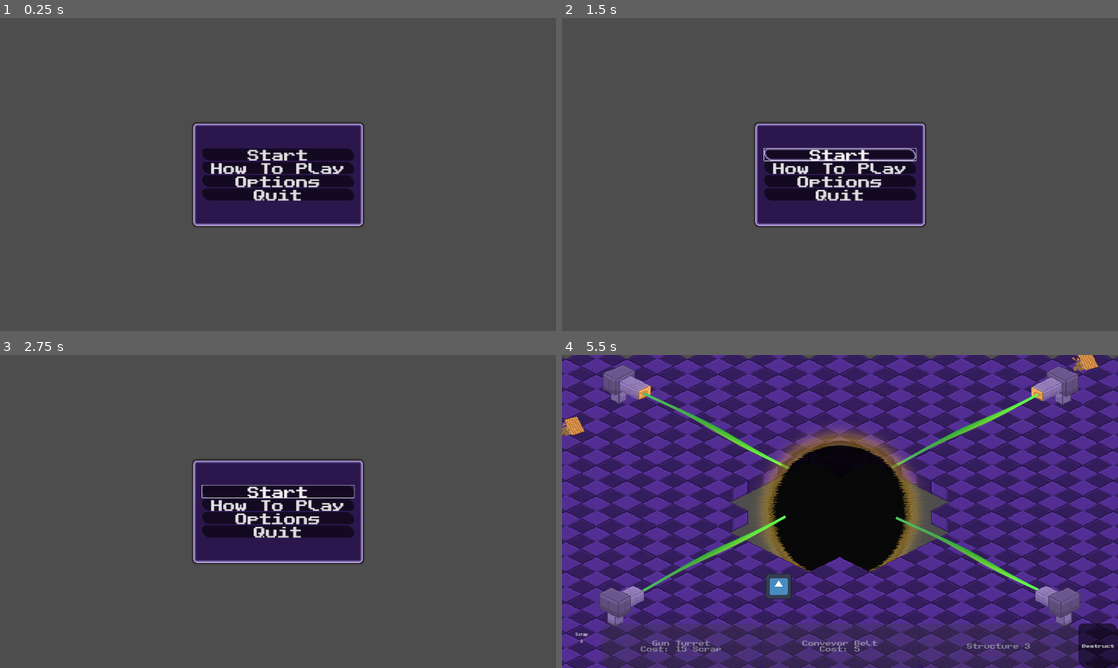
Above: before the commit, frames 1-4 (two rows, left to right).
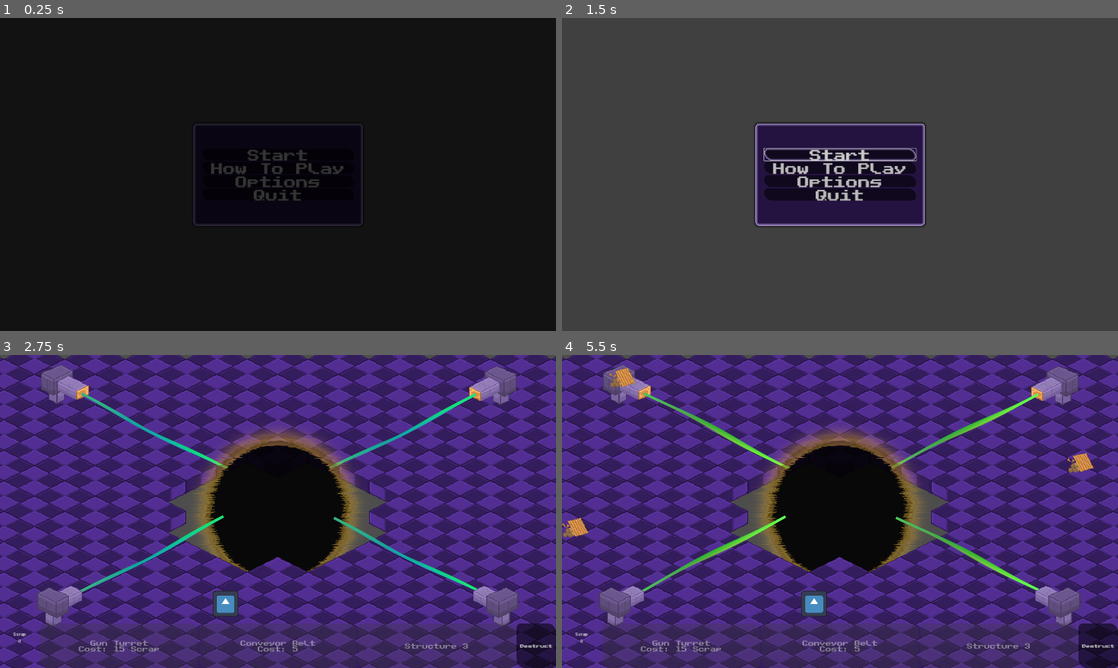
Above: after the commit, the same moments.

Repository: jkostello/Godot-Wild-Jam-69
Game: Godot game, scene res://UI/start_menu.tscn
The game is run twice, just before and just after one commit, with the same random seed, the same clock (stepped at 60 frames per second) and the same inputs. The engine's default icon, where the game draws it, is replaced by a stand-in: a white triangle on a blue panel in a dark square. Sound files missing from this copy of the repository are replaced by a short silence.
Inputs (mouse positions are in pixels of both pictures, inside the frame that each line leads up to):
- Up to frame 1 (0.25 s): no input
- Up to frame 2 (1.5 s): click "Start" at 0.5 s; click "Start" at 1.25 s
- Up to frame 3 (2.75 s): tap Enter at 2 s; move the mouse to (400, 495) at 2.02 s; hold D (right) from 2.03 s (still down); hold Space (deselect) from 2.03 s (still down); click (400, 495) at 2.17 s
- Up to frame 4 (5.5 s): move the mouse to (728, 527) at 2.77 s; release D (right) at 2.78 s; release Space (deselect) at 2.78 s; hold S (down) 2.78-3.53 s; tap 1 (select_structure_1) at 2.85 s; move the mouse to (895, 442) at 3.52 s; hold D (right) 3.53-4.28 s; tap 2 (select_structure_2) at 3.6 s; move the mouse to (812, 574) at 4.27 s; hold W (up) 4.28-5.03 s; tap 3 (select_structure_3) at 4.35 s; click (812, 574) at 4.42 s; move the mouse to (1006, 558) at 5.02 s; hold A (left) from 5.03 s (still down); hold R from 5.03 s (still down)

The runs differ from the first frame. In frame 1, 100% of the frame differs, in the area x 0-100%, y 0-100%; in frame 2, 1.5%; in frame 3, 98%; in frame 4, 2.1%.
Error before the commit: Cannot call method 'change_scene_to_file' on a null value. (res://UI/start_menu.gd:17)
Error after the commit: Cannot call method 'change_scene_to_file' on a null value. (res://UI/start_menu.gd:24)

Commit message:
Created windowed button

Diff:
--- a/UI/how_to_play.tscn
+++ b/UI/how_to_play.tscn
@@ -5,7 +5,7 @@
 [ext_resource type="FontFile" uid="uid://c2t1amxynu30o" path="res://UI/PublicPixel-E447g.ttf" id="3_ybnwq"]
 [ext_resource type="Texture2D" uid="uid://ckkug03ijdv3e" path="res://resources/scrap.png" id="4_7odr2"]
 [ext_resource type="Texture2D" uid="uid://cvnbxf5ey3028" path="res://turret dev.png" id="4_kha10"]
-[ext_resource type="Texture2D" uid="uid://bovyjmr7u858l" path="res://veyror.png" id="6_k615d"]
+[ext_resource type="Texture2D" uid="uid://dr1vjo8ouk3jk" path="res://CONVEYER.png" id="6_cnwgo"]
 
 [sub_resource type="StyleBoxFlat" id="StyleBoxFlat_wagc7"]
 bg_color = Color(0.270588, 0.14902, 0.478431, 1)
@@ -216,7 +216,6 @@
 
 [node name="StructuresContainer" type="TabContainer" parent="Panel/MarginContainer/VBoxContainer"]
 unique_name_in_owner = true
-visible = false
 layout_mode = 2
 
 [node name="Turret" type="TabBar" parent="Panel/MarginContainer/VBoxContainer/StructuresContainer"]
@@ -268,7 +267,7 @@
 [node name="ConveyorDev" type="Sprite2D" parent="Panel/MarginContainer/VBoxContainer/StructuresContainer/Conveyor/ConveyorContainer"]
 position = Vector2(300, 274)
 scale = Vector2(0.72, 0.72)
-texture = ExtResource("6_k615d")
+texture = ExtResource("6_cnwgo")
 
 [node name="Magnet" type="TabBar" parent="Panel/MarginContainer/VBoxContainer/StructuresContainer"]
 visible = false
--- a/UI/options.gd
+++ b/UI/options.gd
@@ -22,6 +22,11 @@
 
 
 func _ready():
+	# I have no idea why I have to do this I just do
+	_on_windowed_toggled(false)
+	_on_windowed_toggled(true)
+	_on_windowed_toggled(false)
+
 	_create_action_list()
 	hide()
 
@@ -83,3 +88,15 @@
 func _on_reset_button_pressed():
 	InputMap.load_from_project_settings()
 	_create_action_list()
+
+# Toggles windowed/fullscreen
+func _on_windowed_toggled(toggled_on):
+	# Set windowed
+	if (toggled_on):
+		DisplayServer.window_set_mode(0, 0)
+		DisplayServer.window_set_flag(DisplayServer.WINDOW_FLAG_BORDERLESS, false)
+		DisplayServer.window_set_size(Vector2(1920, 1080))
+	# Set fullscreen
+	else:
+		DisplayServer.window_set_mode(3, 0)
+		DisplayServer.window_set_flag(DisplayServer.WINDOW_FLAG_BORDERLESS, true)
--- a/UI/options.tscn
+++ b/UI/options.tscn
@@ -81,6 +81,14 @@
 [node name="Spacer3" type="Control" parent="PanelContainer/MarginContainer/VBoxContainer/AudioContainer"]
 layout_mode = 2
 
+[node name="Windowed" type="CheckButton" parent="PanelContainer/MarginContainer/VBoxContainer"]
+layout_mode = 2
+theme_override_font_sizes/font_size = 18
+text = "Windowed"
+
+[node name="Spacer3" type="Control" parent="PanelContainer/MarginContainer/VBoxContainer"]
+layout_mode = 2
+
 [node name="ScrollContainer" type="ScrollContainer" parent="PanelContainer/MarginContainer/VBoxContainer"]
 layout_mode = 2
 size_flags_vertical = 3
@@ -107,4 +115,5 @@
 theme_override_font_sizes/font_size = 25
 text = "Back"
 
+[connection signal="toggled" from="PanelContainer/MarginContainer/VBoxContainer/Windowed" to="." method="_on_windowed_toggled"]
 [connection signal="pressed" from="PanelContainer/MarginContainer/VBoxContainer/ResetButton" to="." method="_on_reset_button_pressed"]
--- a/UI/start_menu.gd
+++ b/UI/start_menu.gd
@@ -10,10 +10,17 @@
 	optionsBackButton.pressed.connect(_on_options_back_button_pressed)
 	playBackButton.pressed.connect(_on_play_back_button_pressed)
 
+	# Fade in
+	$ColorRect.visible = true
+	$fadeAnimation.play("fade_in")
+	await $fadeAnimation.animation_finished
+	$ColorRect.visible = false
+
 # Change to main level
 func _on_start_pressed():
 	$buttonPress.play()
-	await $buttonPress.finished
+	fadeOut()
+	await $fadeAnimation.animation_finished
 	get_tree().change_scene_to_file("res://level.tscn")
 
 # Update control text, show how to play screen
@@ -35,7 +42,8 @@
 # Quit game
 func _on_quit_pressed():
 	$buttonPress.play()
-	await $buttonPress.finished
+	fadeOut()
+	await $fadeAnimation.animation_finished
 	get_tree().quit()
 
 # Hide options screen, show main screen
@@ -49,3 +57,7 @@
 	$buttonPress.play()
 	$HowToPlay.hide()
 	$MainPanel.show()
+
+func fadeOut():
+	$ColorRect.visible = true
+	$fadeAnimation.play("fade_to_black")
--- a/UI/start_menu.tscn
+++ b/UI/start_menu.tscn
@@ -1,10 +1,62 @@
-[gd_scene load_steps=6 format=3 uid="uid://qgmj66fv55ig"]
+[gd_scene load_steps=10 format=3 uid="uid://qgmj66fv55ig"]
 
 [ext_resource type="Script" path="res://UI/start_menu.gd" id="1_bwnhk"]
 [ext_resource type="PackedScene" uid="uid://d2ypbvp32opvk" path="res://UI/options.tscn" id="2_ui3rd"]
 [ext_resource type="PackedScene" uid="uid://bg3hqbij4tfk6" path="res://UI/how_to_play.tscn" id="3_bfi3k"]
 [ext_resource type="Theme" uid="uid://ca4ojcmrepr24" path="res://UI/standard_theme.tres" id="4_xn50i"]
 [ext_resource type="AudioStream" uid="uid://b1m6cyjai3rco" path="res://UI/button_press.mp3" id="5_n0tlp"]
+
+[sub_resource type="Animation" id="Animation_31sui"]
+length = 0.001
+tracks/0/type = "value"
+tracks/0/imported = false
+tracks/0/enabled = true
+tracks/0/path = NodePath(".:color")
+tracks/0/interp = 1
+tracks/0/loop_wrap = true
+tracks/0/keys = {
+"times": PackedFloat32Array(0),
+"transitions": PackedFloat32Array(1),
+"update": 0,
+"values": [Color(0, 0, 0, 0)]
+}
+
+[sub_resource type="Animation" id="Animation_fmf84"]
+resource_name = "fade_in"
+tracks/0/type = "value"
+tracks/0/imported = false
+tracks/0/enabled = true
+tracks/0/path = NodePath(".:color")
+tracks/0/interp = 1
+tracks/0/loop_wrap = true
+tracks/0/keys = {
+"times": PackedFloat32Array(0, 1),
+"transitions": PackedFloat32Array(1, 1),
+"update": 0,
+"values": [Color(0, 0, 0, 1), Color(0, 0, 0, 0)]
+}
+
+[sub_resource type="Animation" id="Animation_rct83"]
+resource_name = "fade_to_black"
+tracks/0/type = "value"
+tracks/0/imported = false
+tracks/0/enabled = true
+tracks/0/path = NodePath(".:color")
+tracks/0/interp = 1
+tracks/0/loop_wrap = true
+tracks/0/keys = {
+"times": PackedFloat32Array(0, 1),
+"transitions": PackedFloat32Array(1, 1),
+"update": 0,
+"values": [Color(0, 0, 0, 0), Color(0, 0, 0, 1)]
+}
+
+[sub_resource type="AnimationLibrary" id="AnimationLibrary_da22c"]
+_data = {
+"RESET": SubResource("Animation_31sui"),
+"fade_in": SubResource("Animation_fmf84"),
+"fade_to_black": SubResource("Animation_rct83")
+}
 
 [node name="MainMenu" type="Control"]
 layout_mode = 3
@@ -73,6 +125,22 @@
 stream = ExtResource("5_n0tlp")
 bus = &"SFX"
 
+[node name="fadeAnimation" type="AnimationPlayer" parent="."]
+root_node = NodePath("../ColorRect")
+libraries = {
+"": SubResource("AnimationLibrary_da22c")
+}
+
+[node name="ColorRect" type="ColorRect" parent="."]
+visible = false
+layout_mode = 1
+anchors_preset = 15
+anchor_right = 1.0
+anchor_bottom = 1.0
+grow_horizontal = 2
+grow_vertical = 2
+color = Color(0, 0, 0, 0)
+
 [connection signal="pressed" from="MainPanel/MarginContainer/VBoxContainer/Start" to="." method="_on_start_pressed"]
 [connection signal="pressed" from="MainPanel/MarginContainer/VBoxContainer/HowToPlay" to="." method="_on_how_to_play_pressed"]
 [connection signal="pressed" from="MainPanel/MarginContainer/VBoxContainer/Options" to="." method="_on_options_pressed"]
